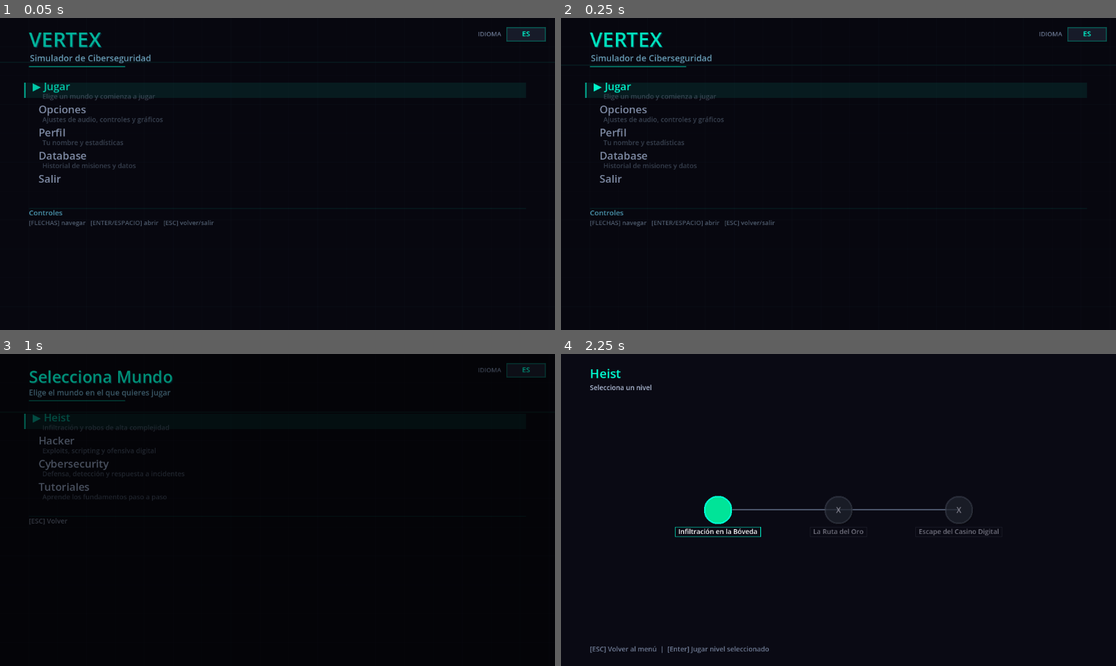
Above: before the commit, frames 1-4 (two rows, left to right).
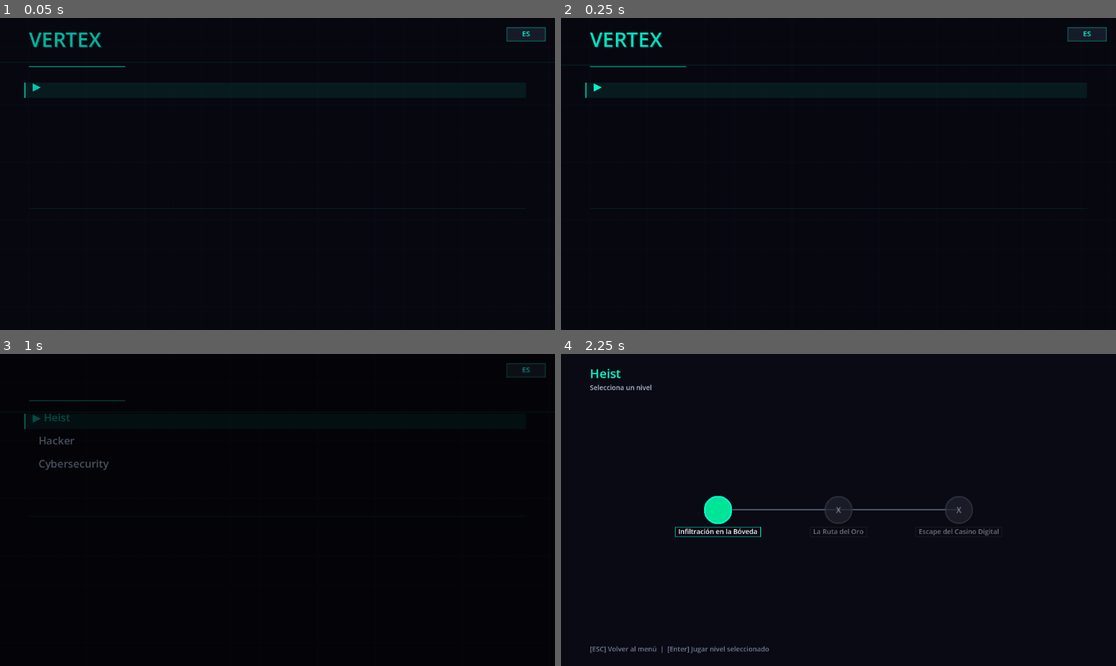
Above: after the commit, the same moments.

Repository: Laeoon/vertex
Game: Godot game, scene res://escenas/main_menu.tscn
Same seed, same stepped clock (60 frames per second), same inputs: the game is played once before the commit and once after it.
Inputs (mouse positions are in pixels of both pictures, inside the frame that each line leads up to):
- Up to frame 1 (0.05 s): no input
- Up to frame 2 (0.25 s): no input
- Up to frame 3 (1 s): tap Enter at 0.5 s; move the mouse to (399, 494) at 0.52 s; hold Right from 0.53 s (still down); tap P at 0.6 s; click (399, 494) at 0.67 s; tap Space at 0.77 s
- Up to frame 4 (2.25 s): move the mouse to (727, 525) at 1.27 s; release Right at 1.28 s; hold Down 1.28-2.03 s; tap Enter at 1.35 s; tap Space at 1.52 s; tap P at 1.55 s; move the mouse to (894, 441) at 2.02 s; hold Right from 2.03 s (still down); tap Tab at 2.1 s

The runs differ from the first frame. In frame 1, 1.4% of the frame differs, in the area x 5-91%, y 4-67%; in frame 2, 1.4%; in frame 3, 1.1%; in frame 4, nothing differs.
Error after the commit: Parse Error: Static function "info()" not found in base "GDScriptNativeClass". (res://core/locale/locale_manager.gd:48)

Commit message:
refactor: migrar print() a Logger en core y juego/ataque
- Reemplaza ~50 print() por llamadas a Logger
- Categorización: debug (desarrollo), info (operación), error (fallos)
- Añade contexto de módulo (AIBlocker, DefenderBrain, JuegoAtaque, etc.)
- Preserva toda la información útil de los prints originales

Diff:
--- a/core/locale/locale_manager.gd
+++ b/core/locale/locale_manager.gd
@@ -45,7 +45,7 @@
 func _apply_locale(locale: String) -> void:
 	_current_locale = locale
 	_translations = _load_file("res://core/locale/%s.json" % locale)
-	print("Locale: ", locale)
+	Logger.info("LocaleManager", "Locale aplicado: %s" % locale)
 
 
 func _load_file(path: String) -> Dictionary:
--- a/juego/ataque/ai_blocker.gd
+++ b/juego/ataque/ai_blocker.gd
@@ -60,7 +60,7 @@
 			# preservar la condición "bloquear solo si NO aísla".
 			if not _game._is_blocked(edge_key) and not would_isolate(edge_key):
 				_game._block_edge(edge_key, from_n, to_n)
-				print("  IA bloqueo inicial: %s → %s" % [from_n, to_n])
+				Logger.debug("AIBlocker", "Bloqueo inicial: %s → %s" % [from_n, to_n])
 				break
 			idx_bloqueo -= 1
 	_game.mensaje_estado = "IA bloqueo una ruta al inicio"
@@ -88,7 +88,7 @@
 		return
 
 	var path: Array[StringName] = result["path"]
-	print("  IA detecta ruta: ", path)
+	Logger.debug("AIBlocker", "Detecta ruta: %s" % str(path))
 
 	if path.size() < 2:
 		_game.mensaje_estado = "Estas al lado de %s, pero la arista esta bloqueada" % target
@@ -107,10 +107,10 @@
 			# cuando NO aisla → `if not would_isolate(edge_key):`.
 			if not would_isolate(edge_key):
 				_game._block_edge(edge_key, from_n, to_n)
-				print("  IA bloquea: %s → %s" % [from_n, to_n])
+				Logger.debug("AIBlocker", "Bloquea: %s → %s" % [from_n, to_n])
 				bloqueos += 1
 			else:
-				print("  IA evita aislar: saltando %s" % edge_key)
+				Logger.debug("AIBlocker", "Evita aislar: saltando %s" % edge_key)
 		idx -= 1
 
 	if bloqueos > 0:
@@ -125,7 +125,7 @@
 		_game._perder("IA bloqueo todas las rutas!")
 		return
 
-	print("  Nueva ruta: ", result2["path"], " (coste %.1f)" % result2["cost"])
+	Logger.debug("AIBlocker", "Nueva ruta: %s (coste %.1f)" % [str(result2["path"]), result2["cost"]])
 	_game.mensaje_estado += " — Tu turno"
 	_game.queue_redraw()
 
--- a/juego/ataque/defender_brain.gd
+++ b/juego/ataque/defender_brain.gd
@@ -57,22 +57,22 @@
 	firewall_mode = false
 	calc_enemy_path()
 	message.emit("🛡️ DEFENSOR — Coloca bloqueos en las rutas del atacante")
-	print("  Defensor iniciado. Enemigo en: %s, objetivo: %s" % [enemy_pos, enemy_target_node])
+	Logger.info("DefenderBrain", "Defensor iniciado. Enemigo en: %s, objetivo: %s" % [enemy_pos, enemy_target_node])
 
 	# Análisis estratégico — corte mínimo
 	if _graph != null and enemy_start_node != &"" and enemy_target_node != &"":
 		min_cut_analysis = StrategicAnalyzer.find_min_cut(_graph, enemy_start_node, enemy_target_node)
 		if not min_cut_analysis.is_empty() and not min_cut_analysis["cut_edges"].is_empty():
-			print("  ✂ Corte mínimo: flujo máximo = %.1f, %d aristas sugeridas" % [
+			Logger.debug("DefenderBrain", "Corte mínimo: flujo máximo = %.1f, %d aristas sugeridas" % [
 				min_cut_analysis.get("max_flow", 0.0),
 				min_cut_analysis["cut_edges"].size()
 			])
 			var edge_list: String = ""
 			for ce in min_cut_analysis["cut_edges"]:
 				edge_list += " %s→%s" % [ce["from_id"], ce["to_id"]]
-			print("    Sugeridas:" + edge_list)
+			Logger.debug("DefenderBrain", "Sugeridas:%s" % edge_list)
 		else:
-			print("  Corte mínimo: sin resultados")
+			Logger.debug("DefenderBrain", "Corte mínimo: sin resultados")
 	state_changed.emit()
 
 
@@ -86,11 +86,11 @@
 	var result: Dictionary = DEFENSIVE_PATHFINDER.find_path_with_cost(_graph, enemy_pos, enemy_target_node, _runtime)
 	if result["reachable"] and not result["path"].is_empty():
 		enemy_path = result["path"]
-		print("  Ruta enemiga recalculada: ", enemy_path)
+		Logger.debug("DefenderBrain", "Ruta enemiga recalculada: %s" % str(enemy_path))
 		path_calculated.emit(enemy_pos, enemy_target_node, enemy_path, result.get("cost", 0.0))
 	else:
 		enemy_path.clear()
-		print("  Enemigo sin ruta hacia %s" % str(enemy_target_node))
+		Logger.debug("DefenderBrain", "Enemigo sin ruta hacia %s" % str(enemy_target_node))
 
 
 func block_edge(edge_key: String) -> void:
@@ -156,7 +156,7 @@
 		feedback += " — [Enter] para resolver"
 	if blocks_left <= 5:
 		feedback += " (%d restantes)" % blocks_left
-	print("  🛡️ DEFENSOR bloquea: %s (%d/%d turno, %d totales)" % [edge_key, defender_blocks_placed, defender_blocks_per_turn, defender_blocks_total_used])
+	Logger.debug("DefenderBrain", "DEFENSOR bloquea: %s (%d/%d turno, %d totales)" % [edge_key, defender_blocks_placed, defender_blocks_per_turn, defender_blocks_total_used])
 	selected_edge = edge_key
 	message.emit(feedback)
 	state_changed.emit()
@@ -222,7 +222,7 @@
 			return
 		next_step = result["path"][1] as StringName
 		enemy_path = result["path"]
-	print("  ATACANTE: %s → %s (hacia %s)" % [enemy_pos, next_step, target_check])
+	Logger.debug("DefenderBrain", "ATACANTE: %s → %s (hacia %s)" % [enemy_pos, next_step, target_check])
 	enemy_pos = next_step
 	# Notificar al juego para flash visual
 	if _game.has_method("_on_enemy_moved"):
@@ -290,7 +290,7 @@
 		feedback += " — Quedan %d bloqueo(s). [Enter] para resolver" % remaining
 	else:
 		feedback += " — [Enter] para resolver"
-	print("  🧱 FIREWALL en %s: %d aristas bloqueadas permanentemente" % [node_id, edges_blocked])
+	Logger.debug("DefenderBrain", "FIREWALL en %s: %d aristas bloqueadas permanentemente" % [node_id, edges_blocked])
 	message.emit(feedback)
 	state_changed.emit()
 
@@ -356,7 +356,7 @@
 	for i in range(3):
 		star_str += "★" if i < stars else "☆"
 	var msg: String = "✅ VICTORIA DEFENSIVA: %s  %s" % [reason, star_str]
-	print("🏆 VICTORIA DEFENSIVA: ", reason, " | estrellas: ", stars)
+	Logger.info("DefenderBrain", "VICTORIA DEFENSIVA: %s | estrellas: %d" % [reason, stars])
 	defender_won.emit(reason, stars)
 	message.emit(msg)
 	state_changed.emit()
@@ -364,7 +364,7 @@
 
 func _lose(reason: String) -> void:
 	var msg: String = "DERROTA: %s" % reason
-	print("💀 DERROTA: ", reason)
+	Logger.info("DefenderBrain", "DERROTA: %s" % reason)
 	defender_lost.emit(reason)
 	message.emit(msg)
 	state_changed.emit()
--- a/juego/ataque/juego_ataque.gd
+++ b/juego/ataque/juego_ataque.gd
@@ -197,9 +197,9 @@
 
 	if defender_mode and not game_over:
 		_init_defender_mode()
-		print("🛡️ MODO DEFENSOR activado")
-		print("  Enemigo: %s → %s" % [enemy_start_node, enemy_target_node])
-		print("  Bloques/turno: %d, Duración: %d" % [defender_blocks_per_turn, defender_block_duration])
+		Logger.info("JuegoAtaque", "MODO DEFENSOR activado")
+		Logger.info("JuegoAtaque", "Enemigo: %s → %s" % [enemy_start_node, enemy_target_node])
+		Logger.info("JuegoAtaque", "Bloques/turno: %d, Duración: %d" % [defender_blocks_per_turn, defender_block_duration])
 
 
 func _load_graph() -> void:
@@ -289,10 +289,10 @@
 			_init_defender_mode()
 	else:
 		mensaje_estado = "Tu turno: haz clic en un vecino para moverte"
-	print("--- %s ---" % titulo_nivel)
-	print("Inicio: %s, Meta: %s" % [start_node, target_node])
+	Logger.info("JuegoAtaque", "--- %s ---" % titulo_nivel)
+	Logger.info("JuegoAtaque", "Inicio: %s, Meta: %s" % [start_node, target_node])
 	if not waypoints.is_empty():
-		print("Waypoints: ", waypoints)
+		Logger.info("JuegoAtaque", "Waypoints: %s" % str(waypoints))
 		mensaje_estado = "Ve hacia %s" % _target_actual()
 
 	# Bloqueo inicial de la IA si está configurado (fase-0/slice-3):
@@ -416,12 +416,12 @@
 	if _is_blocked(edge_key):
 		# Si el destino tiene persist activa, ignorar bloqueo
 		if hacker_mode and hacker_state.get("active_persists", {}).has(str(destino)):
-			print("  ♻ Persist activo en %s — ignorando bloqueo" % str(destino))
+			Logger.debug("JuegoAtaque", "Persist activo en %s — ignorando bloqueo" % str(destino))
 		else:
 			return
 
 	mensaje_estado = ""
-	print("[Turno %d] Jugador: %s → %s" % [turn + 1, player_pos, destino])
+	Logger.debug("JuegoAtaque", "[Turno %d] Jugador: %s → %s" % [turn + 1, player_pos, destino])
 
 	var edge_cost: float = 0.0
 	for e in graph.edges:
@@ -457,7 +457,7 @@
 			if player_pos == next:
 				_ganar()
 				return
-			print("  Waypoint %s alcanzado! Siguiente: %s" % [target_check, next])
+			Logger.info("JuegoAtaque", "Waypoint %s alcanzado! Siguiente: %s" % [target_check, next])
 			mensaje_estado = "Waypoint alcanzado! Ve hacia %s" % next
 			mostrar_ruta()
 			queue_redraw()
@@ -480,7 +480,7 @@
 		if hacker_state.get("active_persists", {}).is_empty():
 			HackerMechanicsClass.decay_noise(hacker_state)
 		else:
-			print("  ♻ Persist activo — decay de ruido suspendido")
+			Logger.debug("JuegoAtaque", "Persist activo — decay de ruido suspendido")
 
 	# Revisar consecuencias de ruido/persists cada turno
 	if hacker_mode:
@@ -556,7 +556,7 @@
 			Events.node_state_changed.emit(parts[1] as StringName, 1, 0)
 		_unblock_edge(key)
 	if expired.size() > 0:
-		print("  Bloqueos expirados: %d" % expired.size())
+		Logger.debug("JuegoAtaque", "Bloqueos expirados: %d" % expired.size())
 
 
 func _reveal_optimal_route() -> void:
@@ -590,7 +590,7 @@
 	for i in range(3):
 		star_str += "★" if i < stars else "☆"
 	mensaje_estado = "GANASTE! Llegaste a %s en %d turnos  %s" % [target, turn, star_str]
-	print("🏆 VICTORIA en turno ", turn, " | estrellas: ", stars, " | coste: ", player_total_cost)
+	Logger.info("JuegoAtaque", "VICTORIA en turno %d | estrellas: %d | coste: %.1f" % [turn, stars, player_total_cost])
 	queue_redraw()
 
 
@@ -600,7 +600,7 @@
 	game_won = false
 	AudioManager.play_sfx("lose")
 	mensaje_estado = "PERDISTE: %s" % razon
-	print("💀 DERROTA: ", razon)
+	Logger.info("JuegoAtaque", "DERROTA: %s" % razon)
 	# Track pérdida en estadísticas (fase-0/slice-5: migrado a ProgressService)
 	_progress_service.record_loss()
 	queue_redraw()
@@ -897,7 +897,7 @@
 	var type_label: String = result.get("node_type", "unknown")
 	var hint: String = result.get("exploit_hint", "")
 	mensaje_estado = "ESCANEADO %s → %s | %s" % [str(selected_neighbor), type_label.to_upper(), hint]
-	print("  [SCAN] %s: %s — %s" % [str(selected_neighbor), type_label, hint])
+	Logger.debug("JuegoAtaque", "[SCAN] %s: %s — %s" % [str(selected_neighbor), type_label, hint])
 	queue_redraw()
 
 
@@ -968,7 +968,7 @@
 			hacker_state["active_persists"][node_key] = 3
 			mensaje_estado = "♻ Persistencia activa en %s por 3 turnos" % str(selected_neighbor)
 	mensaje_estado = "%s %s aplicado en %s (ruido: %d)" % [result.get("icon", ""), result.get("name", ""), str(selected_neighbor), hacker_state.get("noise", 0)]
-	print("  [EXPLOIT] %s en %s — ruido: %d" % [exploit_type, str(selected_neighbor), hacker_state.get("noise", 0)])
+	Logger.debug("JuegoAtaque", "[EXPLOIT] %s en %s — ruido: %d" % [exploit_type, str(selected_neighbor), hacker_state.get("noise", 0)])
 	_check_hacker_consequences()
 	queue_redraw()
 
@@ -983,7 +983,7 @@
 				expired.append(node_key)
 		for node_key: String in expired:
 			hacker_state["active_persists"].erase(node_key)
-			print("  ♻ Persist expirado en %s" % node_key)
+			Logger.debug("JuegoAtaque", "Persist expirado en %s" % node_key)
 
 	var alert_level: String = HackerMechanicsClass.get_alert_level(hacker_state)
 	match alert_level:
--- a/juego/ataque/progress_service.gd
+++ b/juego/ataque/progress_service.gd
@@ -92,13 +92,13 @@
 	var cfg: ConfigFile = ConfigFile.new()
 	var err: int = cfg.load("user://progress.cfg")
 	if err != OK and err != ERR_FILE_NOT_FOUND:
-		print("Error cargando progress: ", err)
+		Logger.error("ProgressService", "Error cargando progress: %d" % err)
 	var prev: int = cfg.get_value("estrellas", key, 0)
 	if nuevas_estrellas > prev:
 		cfg.set_value("estrellas", key, nuevas_estrellas)
 		cfg.set_value("estrellas", key + "_mejor_coste", _game.player_total_cost)
 		cfg.save("user://progress.cfg")
-		print("Progreso guardado: ", key, " → ", nuevas_estrellas, " estrellas")
+		Logger.info("ProgressService", "Progreso guardado: %s → %d estrellas" % [key, nuevas_estrellas])
 		if prev > 0:
 			_game.mensaje_estado += " (nuevo record!)"
 
--- a/juego/ataque/pursuit_system.gd
+++ b/juego/ataque/pursuit_system.gd
@@ -88,7 +88,7 @@
 		spawn_pursuer(spawn_node, _game.pursuer_delay, _game.pursuer_speed)
 		# El print original llama `randf()` de nuevo para mostrar el roll —
 		# se conserva verbatim para no alterar el flujo del RNG.
-		print("  ¡ALERTA! %s (roll %.3f <= %.3f) → perseguidor %d en %s" % [
+		Logger.debug("PursuitSystem", "¡ALERTA! %s (roll %.3f <= %.3f) → perseguidor %d en %s" % [
 			player_pos, randf(), detect_chance, _game._pursuer_next_id - 1, spawn_node])
 	_game.mensaje_estado = "¡Alerta en %s! Seguridad en camino..." % str(player_pos)
 	_game.queue_redraw()
@@ -105,7 +105,7 @@
 			p["delay"] -= 1
 			if p["delay"] == 0:
 				p["active"] = true
-				print("  Perseguidor %d activado en %s" % [p["id"], p["pos"]])
+				Logger.debug("PursuitSystem", "Perseguidor %d activado en %s" % [p["id"], p["pos"]])
 			continue
 		if not p["active"]:
 			continue
@@ -115,7 +115,7 @@
 		var path: Array = result["path"]
 		var steps: int = mini(p["speed"], path.size() - 1)
 		p["pos"] = path[steps]
-		print("  Perseguidor %d → %s" % [p["id"], p["pos"]])
+		Logger.debug("PursuitSystem", "Perseguidor %d → %s" % [p["id"], p["pos"]])
 		if p["pos"] == player_pos:
 			_game._perder("Capturado por seguridad (perseguidor %d)" % p["id"])
 			return true
